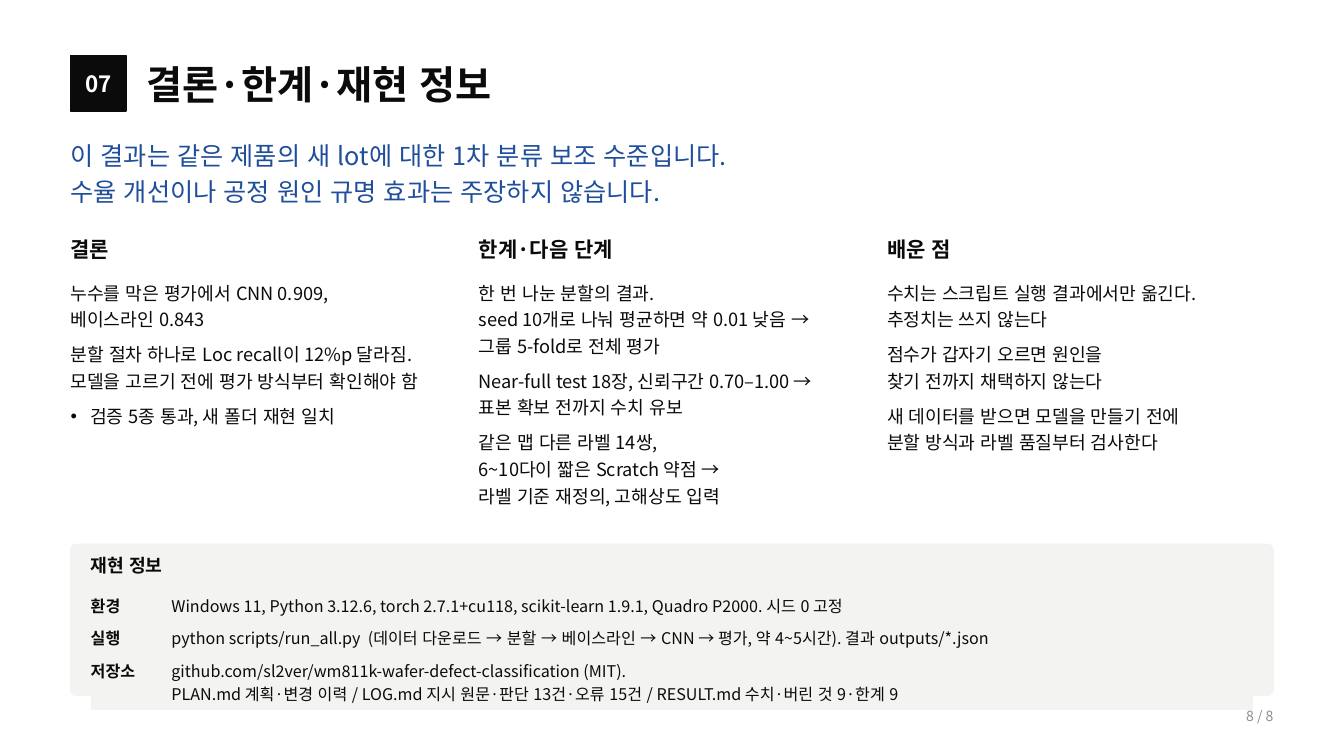
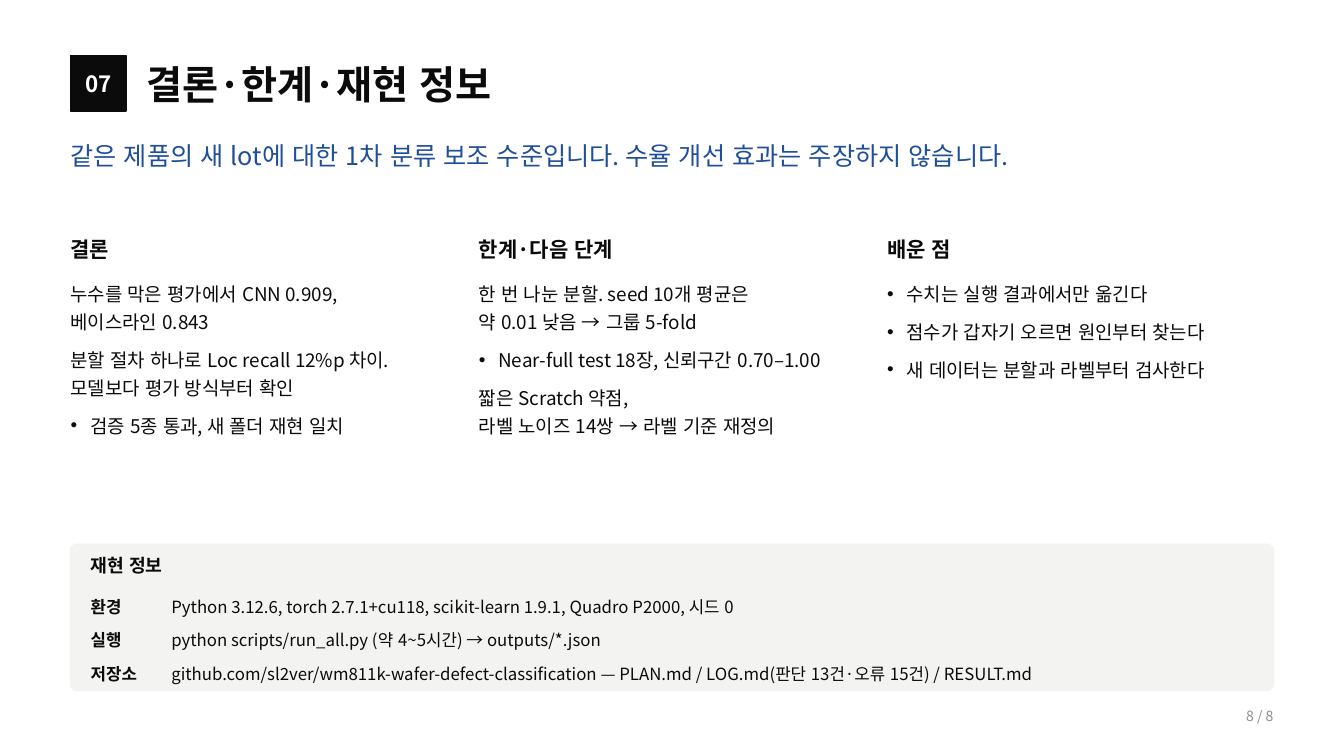
Before and after one commit to sl2ver/wm811k-wafer-defect-classification, a slide deck: slide 8 of portfolio/portfolio.pptx. Drawn at 1344x756 pixels with LibreOffice and Linux fonts; fonts in the diff are those of the drawing. Boxes give left, top, right and bottom in pixels: in the first picture for what was removed or moved away, otherwise in the second. Text is boxed around its words. In the diff, an @@ line names an element or a change of style, - is before the commit and + after.

```diff
--- a/portfolio/portfolio.pptx
+++ b/portfolio/portfolio.pptx
@@ text at (71, 144, 1009, 167): text changed @@
-이 결과는 같은 제품의 새 lot에 대한 1차 분류 보조 수준입니다.
-수율 개선이나 공정 원인 규명 효과는 주장하지 않습니다.
+같은 제품의 새 lot에 대한 1차 분류 보조 수준입니다. 수율 개선 효과는 주장하지 않습니다.
@@ text at (71, 285, 344, 437): size 13 to 13.5 pt in "누수를 막은 평가에서 CNN 0.909, 베이스라인 0.843", "검증 5종 통과, 새 폴더 재현 일치"; line spacing 19pt to 20pt; more space between paragraphs @@
@@ text at (479, 285, 821, 435): text changed; size 13 to 13.5 pt @@
-• 한 번 나눈 분할의 결과.
-  seed 10개로 나눠 평균하면 약 0.01 낮음 →
-  그룹 5-fold로 전체 평가
-• Near-full test 18장, 신뢰구간 0.70–1.00 →
-  표본 확보 전까지 수치 유보
-• 같은 맵 다른 라벨 14쌍,
-  6~10다이 짧은 Scratch 약점 →
-  라벨 기준 재정의, 고해상도 입력
+• 한 번 나눈 분할. seed 10개 평균은
+  약 0.01 낮음 → 그룹 5-fold
+• Near-full test 18장, 신뢰구간 0.70–1.00
+• 짧은 Scratch 약점,
+  라벨 노이즈 14쌍 → 라벨 기준 재정의
@@ text at (907, 285, 1205, 379): text changed; size 13 to 13.5 pt @@
-• 수치는 스크립트 실행 결과에서만 옮긴다.
-  추정치는 쓰지 않는다
-• 점수가 갑자기 오르면 원인을
-  찾기 전까지 채택하지 않는다
-• 새 데이터를 받으면 모델을 만들기 전에
-  분할 방식과 라벨 품질부터 검사한다
+• 수치는 실행 결과에서만 옮긴다
+• 점수가 갑자기 오르면 원인부터 찾는다
+• 새 데이터는 분할과 라벨부터 검사한다
@@ text at (71, 351, 389, 397): text changed; size 13 to 13.5 pt @@
-• 분할 절차 하나로 Loc recall이 12%p 달라짐.
-  모델을 고르기 전에 평가 방식부터 확인해야 함
+• 분할 절차 하나로 Loc recall 12%p 차이.
+  모델보다 평가 방식부터 확인
@@ rounded rectangle: place and size @@
-rounded rectangle at (71, 544, 1273, 696)
+rounded rectangle at (71, 544, 1273, 691)
@@ rounded rectangle at (71, 544, 1273, 691): proportions changed @@
@@ table at (91, 590, 1253, 691) @@
-row 1, column 2: Windows 11, Python 3.12.6, torch 2.7.1+cu118, scikit-learn 1.9.1, Quadro P2000. 시드 0 고정
+row 1, column 2: Python 3.12.6, torch 2.7.1+cu118, scikit-learn 1.9.1, Quadro P2000, 시드 0
-row 2, column 2: python scripts/run_all.py (데이터 다운로드 → 분할 → 베이스라인 → CNN → 평가, 약 4~5시간). 결과 outputs/*.json
+row 2, column 2: python scripts/run_all.py (약 4~5시간) → outputs/*.json
-row 3, column 2: github.com/sl2ver/wm811k-wafer-defect-classification (MIT). PLAN.md 계획·변경 이력 / LOG.md 지시 원문·판단 13건·오류 15건 / RESULT.md 수치·버린 것 9·한계 9
+row 3, column 2: github.com/sl2ver/wm811k-wafer-defect-classification — PLAN.md / LOG.md(판단 13건·오류 15건) / RESULT.md
@@ size 11.5 to 12 pt in "환경", "실행", "저장소" @@
```
Also in this commit, not shown: 6 other slides changed, 15 other files.
